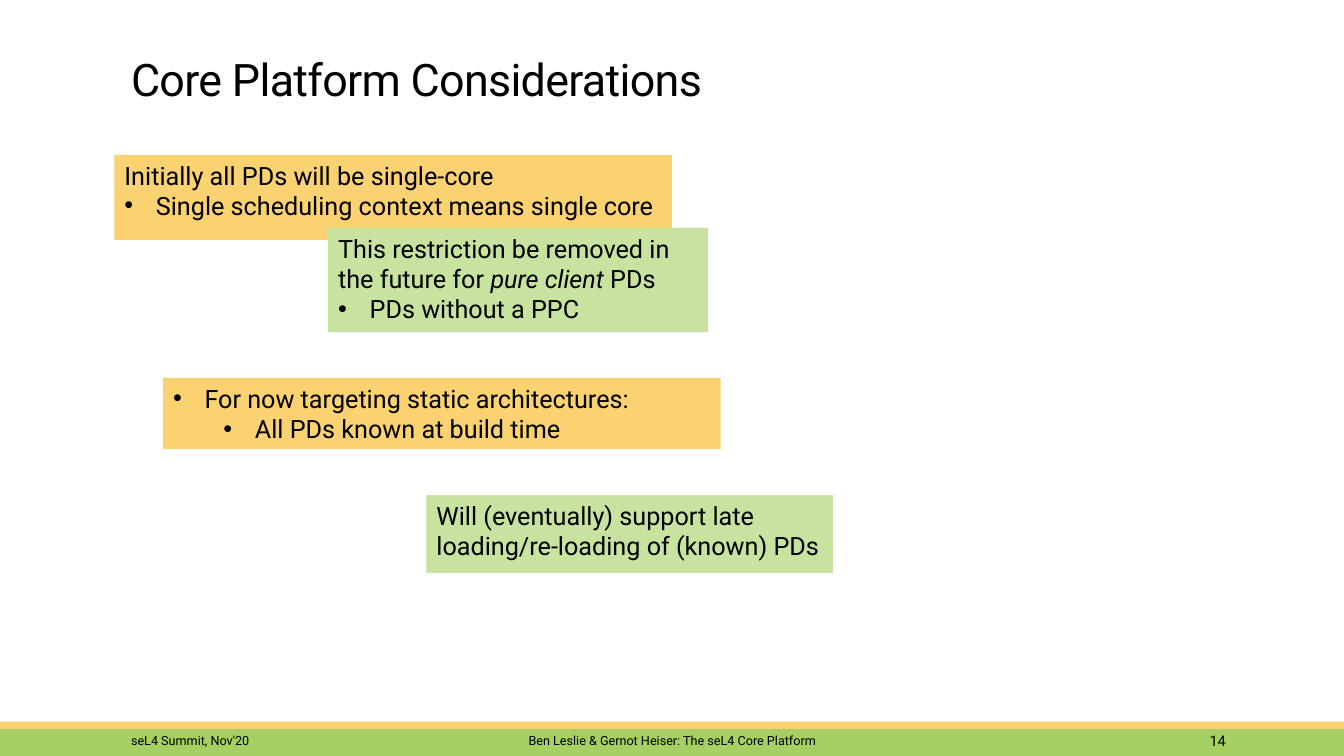
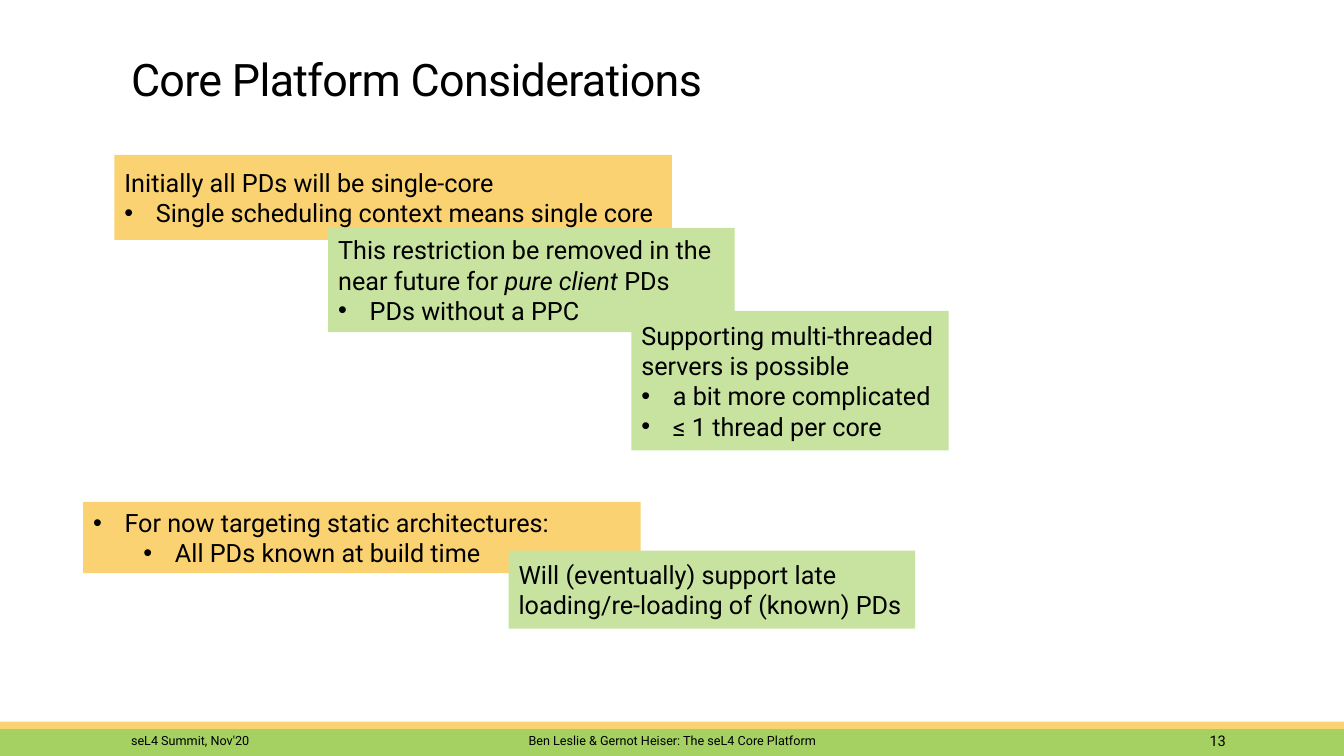
Before and after one commit to BreakawayConsulting/platform-sel4-docs, a slide deck: slide 13 of 2011-summit-platform.pptx (slide 14 before the commit). Drawn at 1344x756 pixels with LibreOffice and Linux fonts; fonts in the diff are those of the drawing; background and template pictures are left out. Boxes give left, top, right and bottom in pixels: in the first picture for what was removed or moved away, otherwise in the second. Text is boxed around its words. In the diff, an @@ line names an element or a change of style, - is before the commit and + after.

```diff
--- a/2011-summit-platform.pptx
+++ b/2011-summit-platform.pptx
@@ rectangle "This restriction be removed in ...": place and size @@
-rectangle "This restriction be removed in ..." at <box>329,228,709,332</box>
+rectangle "This restriction be removed in ..." at <box>329,228,735,332</box>
@@ text in rectangle at <box>338,240,711,295</box>: text changed @@
-This restriction be removed in the future for pure client PDs
+This restriction be removed in the near future for pure client PDs
@@ rectangle added at <box>632,311,950,451</box>, fill #C8E3A0, 18 pt, text #000000 @@
+Supporting multi-threaded servers is possible
+• a bit more complicated
+• ≤ 1 thread per core
@@ vertical alignment top to middle in 4 elements at <box>115,155,673,240</box>, <box>329,228,735,332</box>, <box>509,551,915,628</box>, <box>84,502,641,574</box> @@
@@ rectangle "For now targeting static architectures:": place and size @@
-rectangle "For now targeting static architectures:" at <box>163,378,721,450</box>
+rectangle "For now targeting static architectures:" at <box>84,502,641,574</box>
@@ rectangle "Will (eventually) support late loading/re-loading ...": place and size @@
-rectangle "Will (eventually) support late loading/re-loading ..." at <box>426,495,833,573</box>
+rectangle "Will (eventually) support late loading/re-loading ..." at <box>509,551,915,628</box>
@@ page number at <box>1210,735,1226,746</box>: text changed @@
-14
+13
```
Also in this commit, not shown: 6 other slides changed, 1 slide removed.
